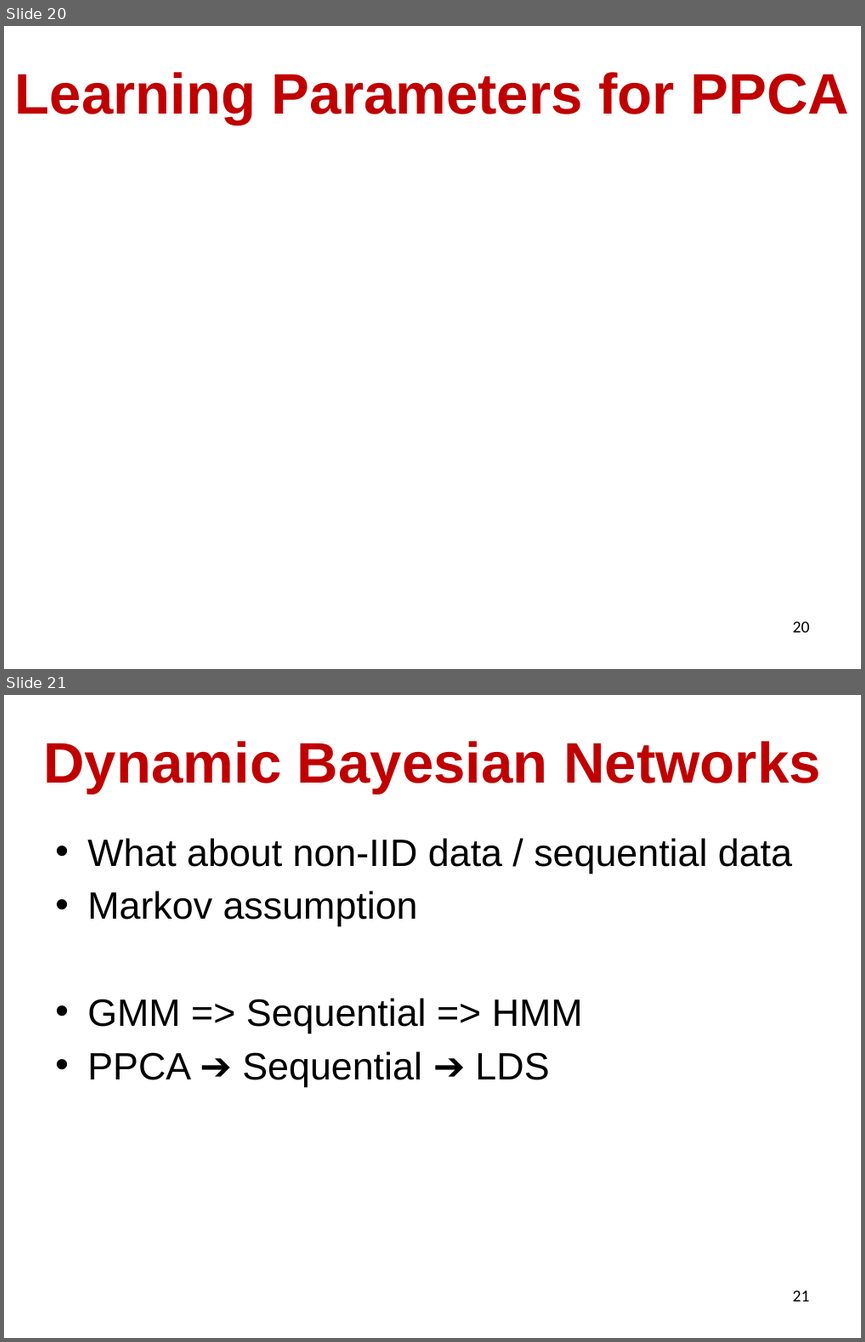
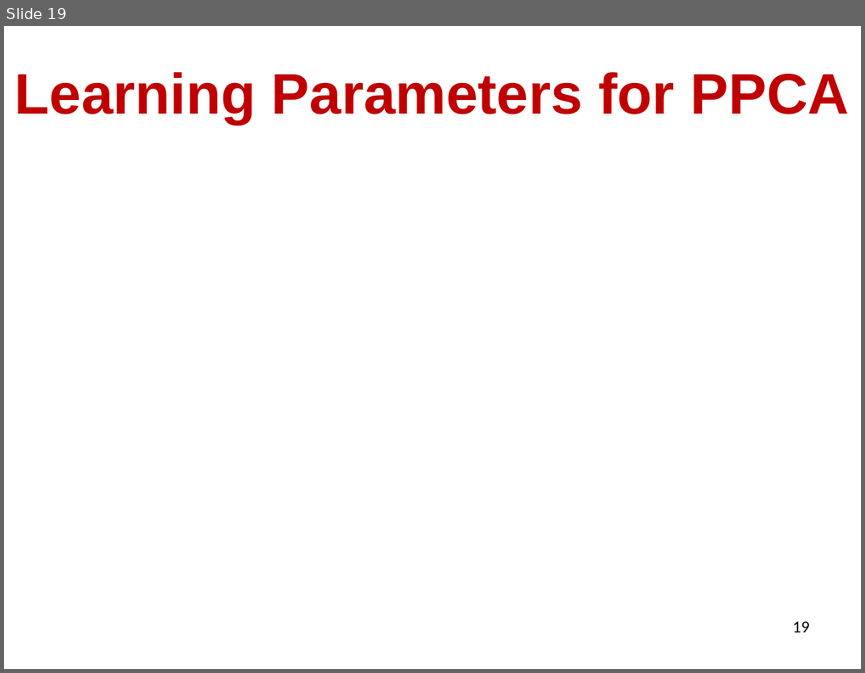
Before and after one commit to lileicc/ucsbcs291k_machine_learning_fall2022, a slide deck: lectures/10_gmm.pptx. Shown one above the other, each under a label of ours: slides 20 and 21 before the commit, slide 19 after it. The pictures are 865x1342 and 865x673 pixels, drawn with LibreOffice and Linux fonts; fonts in the diff are those of the drawing; grey boxes stand for pictures. Boxes give left, top, right and bottom in pixels: in the first picture for what was removed or moved away, otherwise in the second. Text is boxed around its words. In the diff, an @@ line names an element or a change of style, - is before the commit and + after.

```diff
--- a/lectures/10_gmm.pptx
+++ b/lectures/10_gmm.pptx
@@ slide 21 removed at (4,695,861,1338), background #FFFFFF; not listed: 5 template elements that a slide beside it also shows @@
@@ title removed at (43,741,820,794) @@
-Dynamic Bayesian Networks
@@ text removed at (87,838,792,1086) @@
-• What about non-IID data / sequential data
-• Markov assumption
-• GMM => Sequential => HMM
-• PPCA ➔ Sequential ➔ LDS
@@ page number removed at (793,1290,810,1301) @@
-21
@@ what was slide 20 is now slide 19 @@
@@ page number at (793,621,810,632): text changed @@
-20
+19
```
Also in this commit, not shown: 5 slides changed, 2 slides added, 7 other slides removed, 4 other files.
